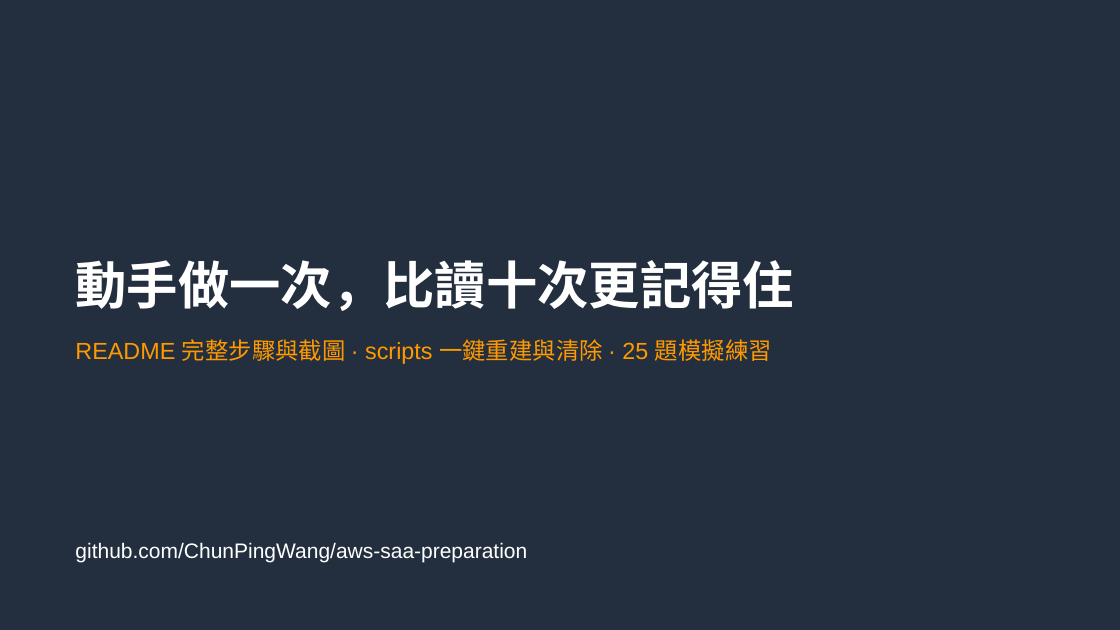
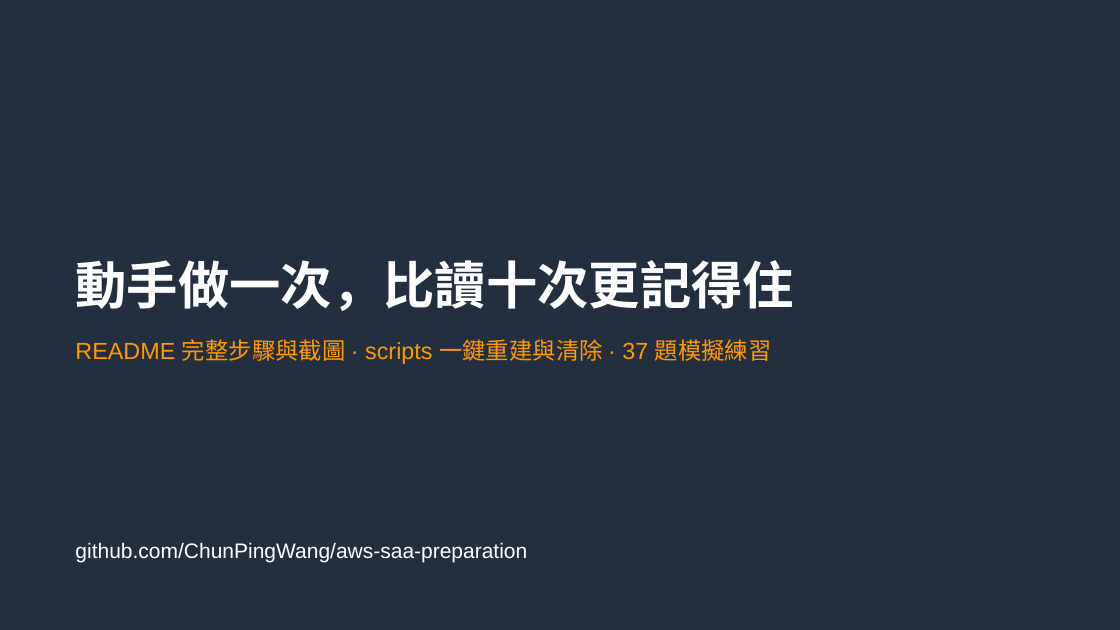
Before and after one commit to ChunPingWang/aws-saa-preparation, a slide deck: slide 29 of slides/aws-saa-c03-hands-on.pptx (slide 24 before the commit). Drawn at 1120x630 pixels with LibreOffice and Linux fonts; fonts in the diff are those of the drawing. Boxes give left, top, right and bottom in pixels: in the first picture for what was removed or moved away, otherwise in the second. Text is boxed around its words. In the diff, an @@ line names an element or a change of style, - is before the commit and + after.

```diff
--- a/slides/aws-saa-c03-hands-on.pptx
+++ b/slides/aws-saa-c03-hands-on.pptx
@@ text at bbox=[75, 339, 772, 364]: text changed @@
-README 完整步驟與截圖 · scripts 一鍵重建與清除 · 25 題模擬練習
+README 完整步驟與截圖 · scripts 一鍵重建與清除 · 37 題模擬練習
```
Also in this commit, not shown: 3 other slides changed, 5 slides added.
